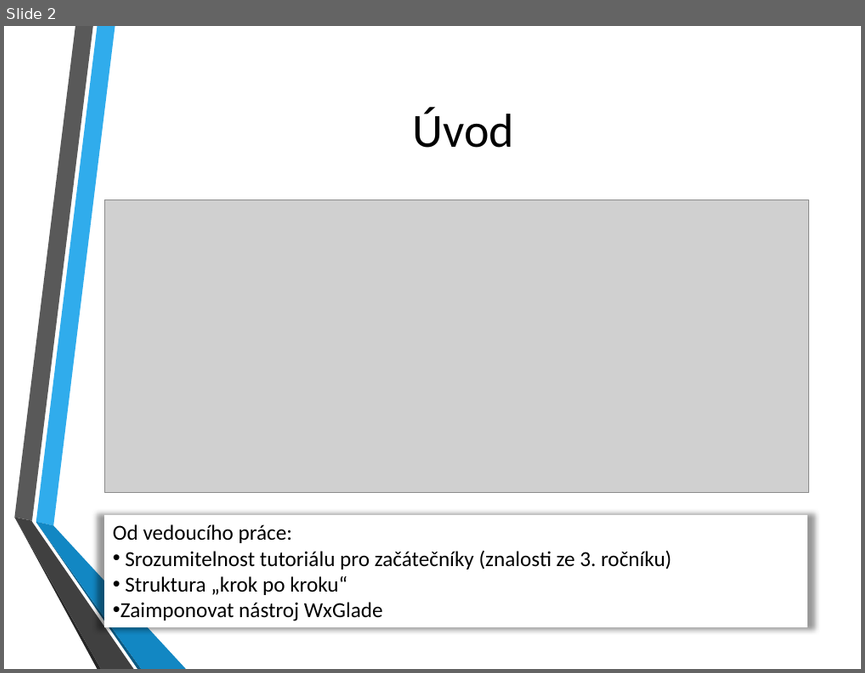
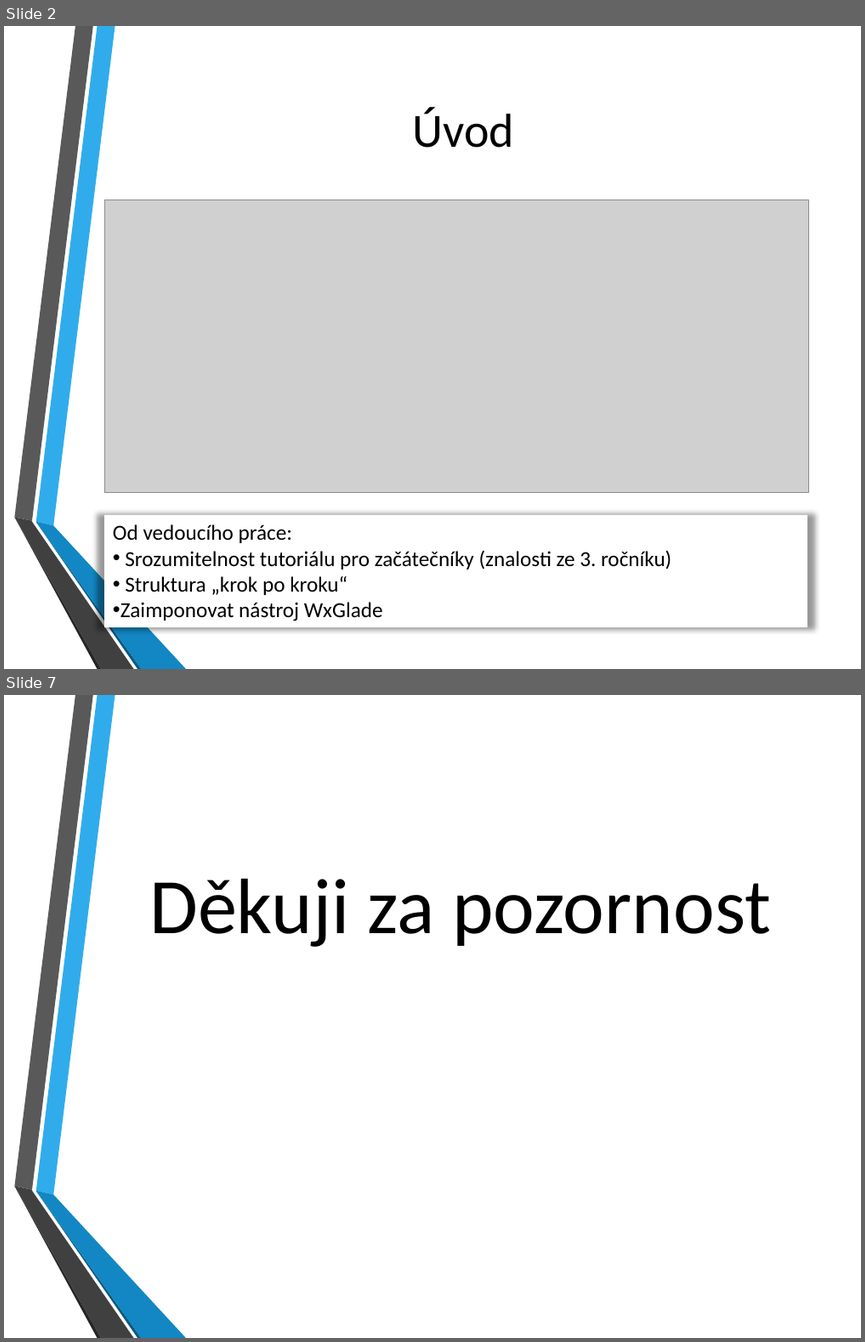
Before and after one commit to Feeeeeeeeeela/WxTutorial, a slide deck: Dokumentace/SOČ prezentace.pptx. Shown one above the other, each under a label of ours: slide 2 before the commit, slides 2 and 7 after it; the slides between them are not shown. The pictures are 865x673 and 865x1342 pixels, drawn with LibreOffice and Linux fonts; fonts in the diff are those of the drawing; grey boxes stand for pictures; background and template pictures are left out. Boxes give left, top, right and bottom in pixels: in the first picture for what was removed or moved away, otherwise in the second. Text is boxed around its words. In the diff, an @@ line names an element or a change of style, - is before the commit and + after.

```diff
--- a/Dokumentace/SOČ prezentace.pptx
+++ b/Dokumentace/SOČ prezentace.pptx
@@ slide 7 added at bbox=[4, 695, 861, 1338], background picture (left out); not listed: 6 template elements that a slide beside it also shows @@
@@ title added at bbox=[149, 879, 771, 947], 66 pt, text #000000 @@
+Děkuji za pozornost
```
Also in this commit, not shown: 4 other slides added.
